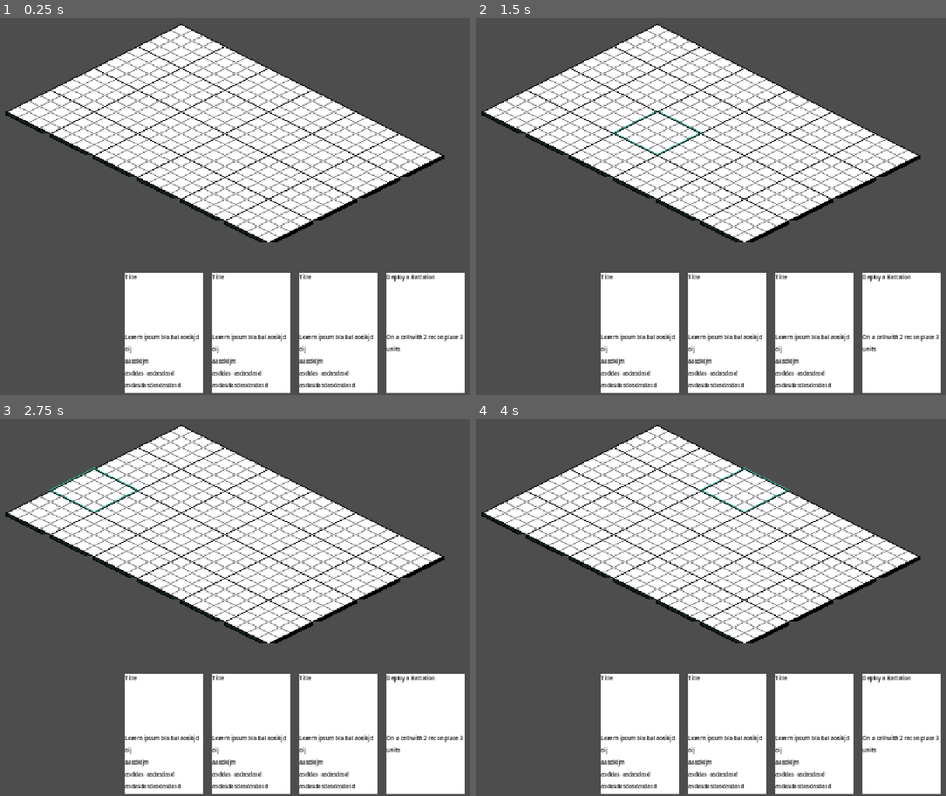
Above: before the commit, frames 1-4 (two rows, left to right).
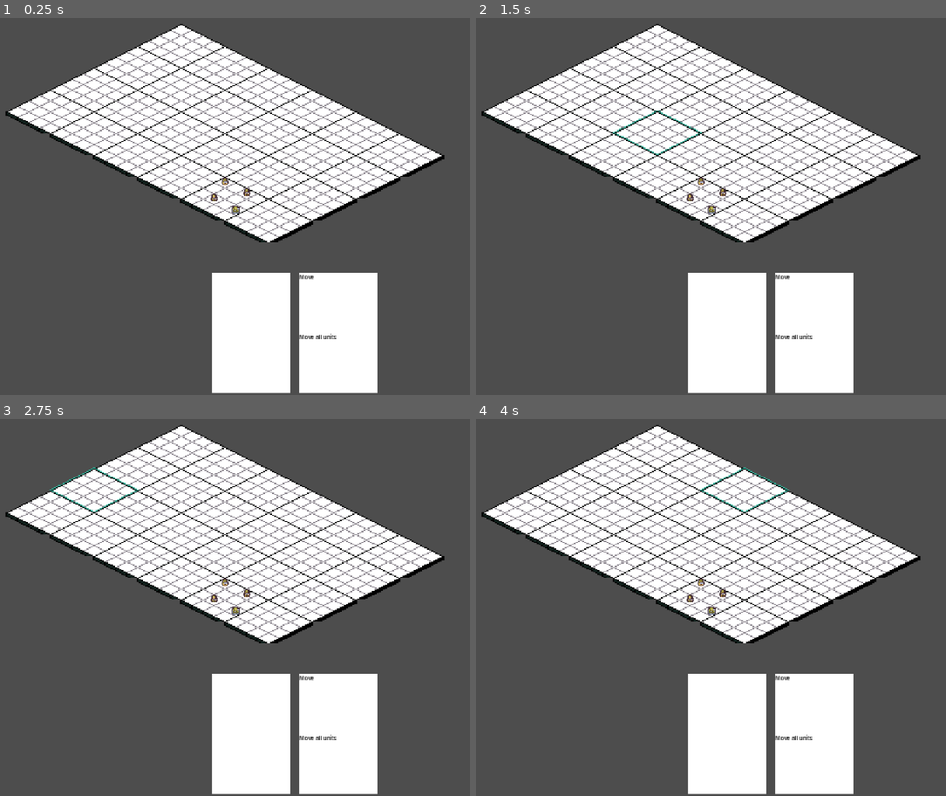
Above: after the commit, the same moments.

Repository: i-gri/wargame
Game: Godot game, scene res://scenes/testing_the_grid.tscn
The game is run twice, just before and just after one commit, with the same random seed, the same clock (stepped at 60 frames per second) and the same inputs. The project has no main scene, so this scene is started directly.
Inputs (mouse positions are in pixels of both pictures, inside the frame that each line leads up to):
- Up to frame 1 (0.25 s): no input
- Up to frame 2 (1.5 s): tap Enter at 0.5 s; drag from (659, 44) to (527, 112) at 0.52 s; tap Space at 1.25 s; drag from (612, 67) to (711, 278) at 1.27 s
- Up to frame 3 (2.75 s): tap Enter at 2 s; move the mouse to (94, 490) at 2.02 s; click (94, 490) at 2.1 s
- Up to frame 4 (4 s): tap Space at 2.75 s; drag from (527, 513) to (701, 468) at 2.77 s; tap Enter at 3.5 s; drag from (570, 535) to (743, 490) at 3.52 s

The runs differ from the first frame. In frame 1, 12% of the frame differs, in the area x 26-99%, y 42-100%; in frame 2, 12%; in frame 3, 12%; in frame 4, 12%.

Commit message:
WIP:Add move card

Diff:
--- a/core_scripts/card_core.gd
+++ b/core_scripts/cards/card_core.gd
@@ -3,17 +3,13 @@
 @export var title:String
 @export var text:String
 
-@export var recon_level:int = 2
-@export var units:Array[UnitCore]
 
 @export var filter:Filter
 
 @export var bus:CardEventsBus
 
 func play_on( cell:Cell, services:ServiceLocator ) -> void:
-  if cell.core.recon_level < recon_level: return
-
-  services.units_manager.deploy( cell, units )
+  pass
 
 
 func get_filter() -> Callable:
--- /dev/null
+++ b/core_scripts/cards/deploy_card_core.gd
@@ -0,0 +1,9 @@
+class_name DeployCardCore extends CardCore
+
+@export var recon_level:int = 2
+@export var units:Array[UnitCore]
+
+func play_on( cell:Cell, services:ServiceLocator ) -> void:
+  if cell.core.recon_level < recon_level: return
+
+  services.units_manager.deploy( cell, units )
--- /dev/null
+++ b/core_scripts/cards/move_card_core.gd
@@ -0,0 +1,5 @@
+class_name MoveCardCore extends CardCore
+
+
+func play_on( cell:Cell, services:ServiceLocator ) -> void:
+  pass
--- a/core_scripts/filter.gd
+++ b/core_scripts/filters/deploy_zone_filter.gd
@@ -1,4 +1,4 @@
-class_name Filter extends Resource
+class_name DeployZoneFilter extends Filter
 
 @export var min_recon:int = 2
 
--- /dev/null
+++ b/core_scripts/filters/filter.gd
@@ -0,0 +1,6 @@
+@abstract
+class_name Filter extends Resource
+
+
+
+@abstract func execute( cell:Cell ) -> bool
--- /dev/null
+++ b/core_scripts/filters/unit_presence_filter.gd
@@ -0,0 +1,7 @@
+class_name UnitPresenceFilter extends Filter
+
+@export var number_of_units:int = 1
+
+
+func execute( cell:Cell ) -> bool:
+  return cell.occupied_sections.values().size() >= number_of_units
--- a/nodes/cards/hand.tscn
+++ b/nodes/cards/hand.tscn
@@ -1,15 +1,6 @@
 [gd_scene format=3 uid="uid://cc6jb7erkc2"]
 
 [ext_resource type="Script" uid="uid://pivvhv5dahmp" path="res://nodes/cards/hand.gd" id="1_nimwk"]
-[ext_resource type="PackedScene" uid="uid://dxp8nmevhv513" path="res://nodes/cards/card.tscn" id="2_c82pu"]
 
 [node name="Hand" type="Node2D" unique_id=741375966]
 script = ExtResource("1_nimwk")
-
-[node name="Card" parent="." unique_id=219647131 instance=ExtResource("2_c82pu")]
-
-[node name="Card2" parent="." unique_id=183872429 instance=ExtResource("2_c82pu")]
-position = Vector2(87, -1)
-
-[node name="Card3" parent="." unique_id=784748694 instance=ExtResource("2_c82pu")]
-position = Vector2(175, 0)
--- a/nodes/managers/grid_manager.gd
+++ b/nodes/managers/grid_manager.gd
@@ -31,6 +31,10 @@
   return grid.get(tile)
 
 
+func get_cell_in_position( position:Vector2 ) -> Cell:
+  return grid[map.local_to_map( position )]
+
+
 func get_cells( filter:Callable ) -> Array[Cell]:
   return grid.values().filter( filter )
 
--- a/nodes/managers/units_manager.gd
+++ b/nodes/managers/units_manager.gd
@@ -1,16 +1,35 @@
 class_name UnitsManager extends Node
 
 @export var current_player:Player
+@export var grid:GridManager
+
+func _ready() -> void:
+  await get_parent().ready
+
+  scan_units()
+
+
+func scan_units() -> void:
+  for unit:Node in get_children():
+    if unit is not Unit: continue
+
+    var cell:Cell = grid.get_cell_in_position( unit.position )
+
+    var segment:Vector2i = cell.calculate_position_to_tile( unit.position )
+
+    cell.add_unit( unit, segment )
+
+
 
 func deploy_in_cell( cell:Cell, units:Array[UnitCore], player:Player ) -> void:
-  var tiles:Array[Vector2i] = cell.get_all_segments()
-  tiles.shuffle()
+  var segments:Array[Vector2i] = cell.get_all_segments()
+  segments.shuffle()
 
   for core:UnitCore in units:
     var unit:Unit = Unit.construct( core, player )
-    var tile:Vector2i = tiles.pop_back()
-    unit.position = cell.calculate_section_to_position( tile ) + cell.global_position
-    cell.add_unit( unit, tile)
+    var segment:Vector2i = segments.pop_back()
+    unit.position = cell.calculate_section_to_position( segment ) + cell.global_position
+    cell.add_unit( unit, segment)
 
     add_child( unit )
 
--- a/resources/cards/deploy_card.tres
+++ b/resources/cards/deploy_card.tres
@@ -1,24 +1,21 @@
 [gd_resource type="Resource" script_class="CardCore" format=3 uid="uid://bwwagcpb8a3lh"]
 
-[ext_resource type="Script" uid="uid://b8djrg4vcghy8" path="res://core_scripts/card_core.gd" id="1_dd8jf"]
 [ext_resource type="Script" uid="uid://de53bqstua44o" path="res://scripts/buses/card_events_bus.gd" id="1_ungw0"]
-[ext_resource type="Script" uid="uid://drgwcdoqoi2xc" path="res://core_scripts/unit_core.gd" id="2_1g0wx"]
-[ext_resource type="Script" uid="uid://b8l7nr5lsrd4o" path="res://core_scripts/filter.gd" id="2_rib3q"]
-[ext_resource type="Resource" uid="uid://cl3w4p2cvtn3s" path="res://resources/units/tank.tres" id="3_n1n8m"]
+[ext_resource type="Script" uid="uid://b8l7nr5lsrd4o" path="res://core_scripts/filters/filter.gd" id="2_1g0wx"]
+[ext_resource type="Script" uid="uid://b8djrg4vcghy8" path="res://core_scripts/cards/card_core.gd" id="3_n1n8m"]
 
 [sub_resource type="Resource" id="Resource_nu6x7"]
 script = ExtResource("1_ungw0")
 metadata/_custom_type_script = "uid://de53bqstua44o"
 
 [sub_resource type="Resource" id="Resource_6bqwd"]
-script = ExtResource("2_rib3q")
+script = ExtResource("2_1g0wx")
 metadata/_custom_type_script = "uid://b8l7nr5lsrd4o"
 
 [resource]
-script = ExtResource("1_dd8jf")
+script = ExtResource("3_n1n8m")
 title = "Deploy a Battalion"
 text = "On a cell with 2 recon place 3 units"
-units = Array[ExtResource("2_1g0wx")]([ExtResource("3_n1n8m")])
 filter = SubResource("Resource_6bqwd")
 bus = SubResource("Resource_nu6x7")
 metadata/_custom_type_script = "uid://b8djrg4vcghy8"
--- a/scenes/testing_the_grid.tscn
+++ b/scenes/testing_the_grid.tscn
@@ -8,10 +8,17 @@
 [ext_resource type="Resource" uid="uid://c084dwlsjo3eo" path="res://resources/buses/player_hand_card_events_bus.tres" id="5_30t7m"]
 [ext_resource type="PackedScene" uid="uid://dhtk88buxdwtg" path="res://nodes/managers/card_manager.tscn" id="5_kcfs2"]
 [ext_resource type="PackedScene" uid="uid://dxp8nmevhv513" path="res://nodes/cards/card.tscn" id="6_30t7m"]
-[ext_resource type="Resource" uid="uid://bwwagcpb8a3lh" path="res://resources/cards/deploy_card.tres" id="8_q57qo"]
+[ext_resource type="Script" uid="uid://c6nmfkvowl3bx" path="res://core_scripts/filters/deploy_zone_filter.gd" id="8_ph116"]
+[ext_resource type="Script" uid="uid://clevfmdvcbr86" path="res://core_scripts/cards/deploy_card_core.gd" id="9_5jr56"]
 [ext_resource type="Script" uid="uid://ck8o7mnajs1np" path="res://scripts/service_locator.gd" id="10_brlib"]
+[ext_resource type="Script" uid="uid://drgwcdoqoi2xc" path="res://core_scripts/unit_core.gd" id="10_tc0jp"]
 [ext_resource type="Script" uid="uid://b68fp3qqof0rn" path="res://nodes/managers/units_manager.gd" id="11_fdle2"]
+[ext_resource type="Resource" uid="uid://cl3w4p2cvtn3s" path="res://resources/units/tank.tres" id="11_xwlwv"]
 [ext_resource type="Resource" uid="uid://d2xjfw2do4ryi" path="res://resources/players/first_player.tres" id="12_gwqgd"]
+[ext_resource type="Resource" uid="uid://uthg86ynn52t" path="res://resources/units/rifle_man.tres" id="12_ujn3o"]
+[ext_resource type="Script" uid="uid://bt4xcnbfvhwb8" path="res://core_scripts/filters/unit_presence_filter.gd" id="13_xwlwv"]
+[ext_resource type="Script" uid="uid://c54a6pjahd0jk" path="res://core_scripts/cards/move_card_core.gd" id="14_ujn3o"]
+[ext_resource type="PackedScene" uid="uid://ba5a321eieypp" path="res://nodes/unit/unit.tscn" id="17_5jr56"]
 
 [sub_resource type="GDScript" id="GDScript_fobxg"]
 script/source = "extends Node2D
@@ -48,6 +55,30 @@
 tile_size = Vector2i(80, 40)
 sources/1 = SubResource("TileSetAtlasSource_ymsi1")
 
+[sub_resource type="Resource" id="Resource_5jr56"]
+script = ExtResource("8_ph116")
+metadata/_custom_type_script = "uid://c6nmfkvowl3bx"
+
+[sub_resource type="Resource" id="Resource_low30"]
+script = ExtResource("9_5jr56")
+units = Array[ExtResource("10_tc0jp")]([ExtResource("11_xwlwv"), ExtResource("12_ujn3o")])
+filter = SubResource("Resource_5jr56")
+bus = ExtResource("5_30t7m")
+metadata/_custom_type_script = "uid://clevfmdvcbr86"
+
+[sub_resource type="Resource" id="Resource_ga7c2"]
+script = ExtResource("13_xwlwv")
+number_of_units = 1
+metadata/_custom_type_script = "uid://bt4xcnbfvhwb8"
+
+[sub_resource type="Resource" id="Resource_kksvh"]
+script = ExtResource("14_ujn3o")
+title = "Move"
+text = "Move all units "
+filter = SubResource("Resource_ga7c2")
+bus = ExtResource("5_30t7m")
+metadata/_custom_type_script = "uid://c54a6pjahd0jk"
+
 [node name="TestingTheGrid" type="Node2D" unique_id=948643534]
 script = SubResource("GDScript_fobxg")
 events_bus = ExtResource("1_vupmd")
@@ -72,8 +103,12 @@
 card_padding = 20
 
 [node name="Card4" parent="Hand" unique_id=219647131 instance=ExtResource("6_30t7m")]
-position = Vector2(-18, 0)
-core = ExtResource("8_q57qo")
+position = Vector2(-17, -18)
+core = SubResource("Resource_low30")
+
+[node name="Card5" parent="Hand" unique_id=365690761 instance=ExtResource("6_30t7m")]
+position = Vector2(-17, -18)
+core = SubResource("Resource_kksvh")
 
 [node name="CardManager" parent="." unique_id=674234159 node_paths=PackedStringArray("grid", "hand", "service_locator") instance=ExtResource("5_kcfs2")]
 grid = NodePath("../GridManager")
@@ -86,6 +121,27 @@
 units_manager = NodePath("../UnitsManager")
 grid_manager = NodePath("../GridManager")
 
-[node name="UnitsManager" type="Node" parent="." unique_id=400994349]
+[node name="UnitsManager" type="Node" parent="." unique_id=400994349 node_paths=PackedStringArray("grid")]
 script = ExtResource("11_fdle2")
 current_player = ExtResource("12_gwqgd")
+grid = NodePath("../GridManager")
+
+[node name="Unit" parent="UnitsManager" unique_id=1297926918 instance=ExtResource("17_5jr56")]
+position = Vector2(300, 174)
+core = ExtResource("12_ujn3o")
+player = ExtResource("12_gwqgd")
+
+[node name="Unit2" parent="UnitsManager" unique_id=1708599686 instance=ExtResource("17_5jr56")]
+position = Vector2(270, 179)
+core = ExtResource("12_ujn3o")
+player = ExtResource("12_gwqgd")
+
+[node name="Unit3" parent="UnitsManager" unique_id=551688573 instance=ExtResource("17_5jr56")]
+position = Vector2(280, 164)
+core = ExtResource("12_ujn3o")
+player = ExtResource("12_gwqgd")
+
+[node name="Unit4" parent="UnitsManager" unique_id=1462993601 instance=ExtResource("17_5jr56")]
+position = Vector2(290, 190)
+core = ExtResource("11_xwlwv")
+player = ExtResource("12_gwqgd")
Renamed: core_scripts/card_core.gd.uid -> core_scripts/cards/card_core.gd.uid
Not shown, added: core_scripts/cards/deploy_card_core.gd.uid
Not shown, added: core_scripts/cards/move_card_core.gd.uid
Not shown, added: core_scripts/filters/deploy_zone_filter.gd.uid
Renamed: core_scripts/filter.gd.uid -> core_scripts/filters/filter.gd.uid
Not shown, added: core_scripts/filters/unit_presence_filter.gd.uid
